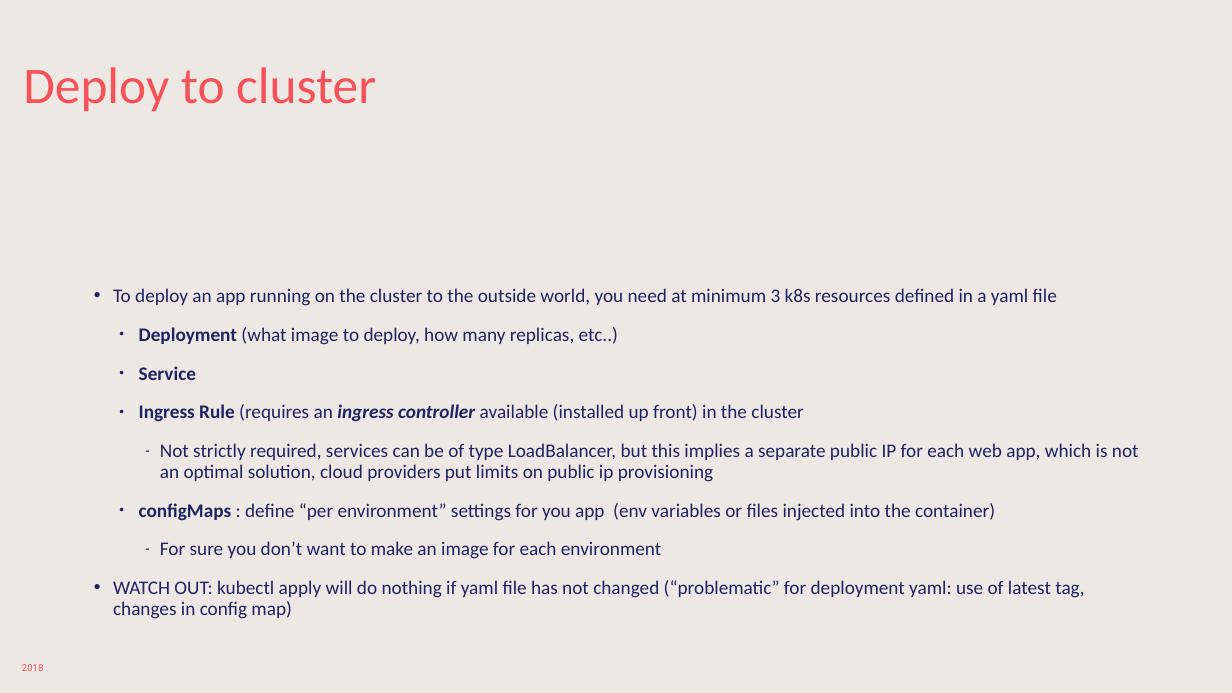
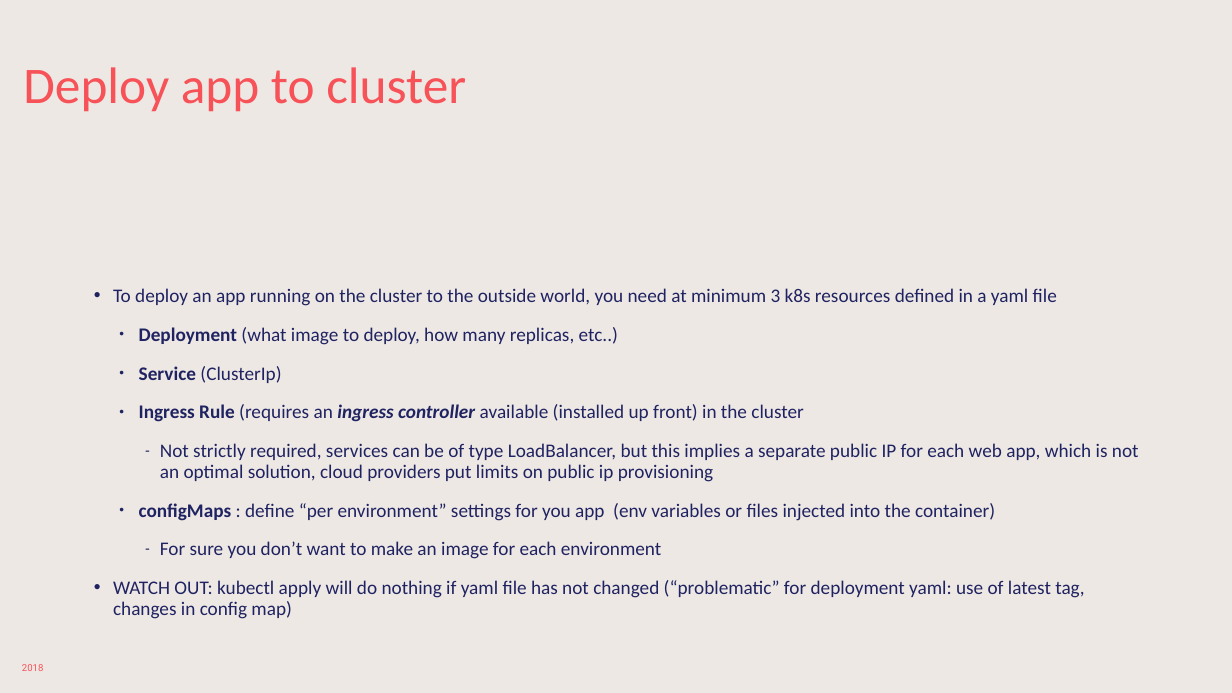
Before and after one commit to sabbadino/deltatre-community-meetups-session-3, a slide deck: slide 16 of K8s-basic.pptx (slide 15 before the commit). Drawn at 1232x693 pixels with LibreOffice and Linux fonts; fonts in the diff are those of the drawing; background and template pictures are left out. Boxes give left, top, right and bottom in pixels: in the first picture for what was removed or moved away, otherwise in the second. Text is boxed around its words. In the diff, an @@ line names an element or a change of style, - is before the commit and + after.

```diff
--- a/K8s-basic.pptx
+++ b/K8s-basic.pptx
@@ title at <box>23,67,466,111</box>: text changed @@
-Deploy to cluster
+Deploy app to cluster
@@ text at <box>139,366,281,383</box>: text changed; bold off @@
-  • Service
+  • Service (ClusterIp)
```
Also in this commit, not shown: 8 other slides changed, 1 slide added, 29 other files.
